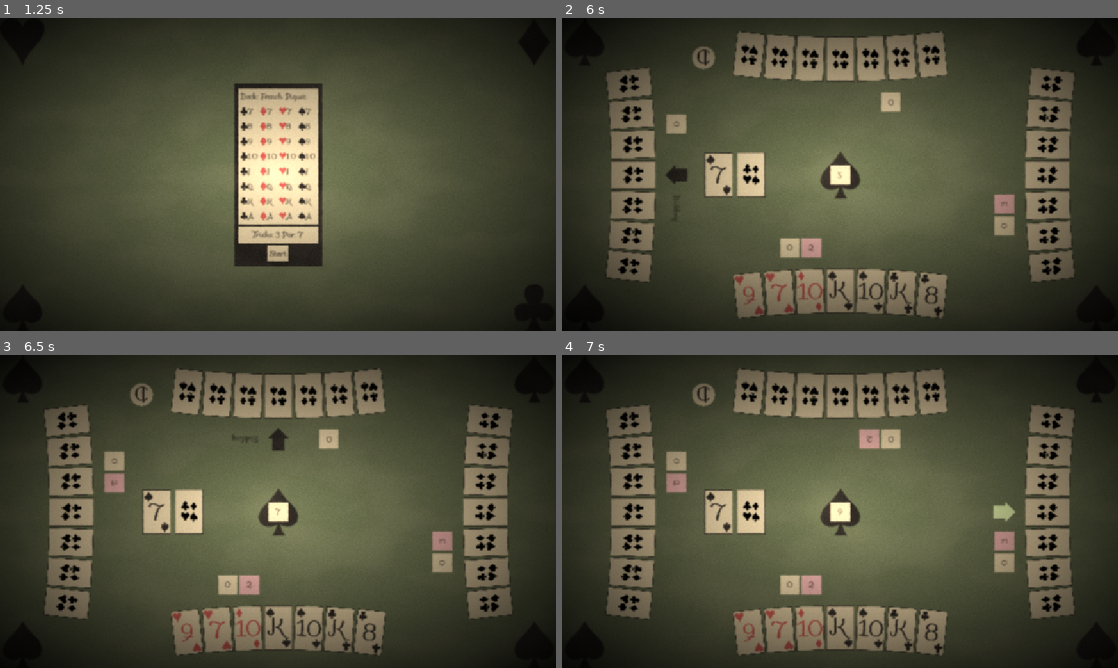
Above: before the commit, frames 1-4 (two rows, left to right).
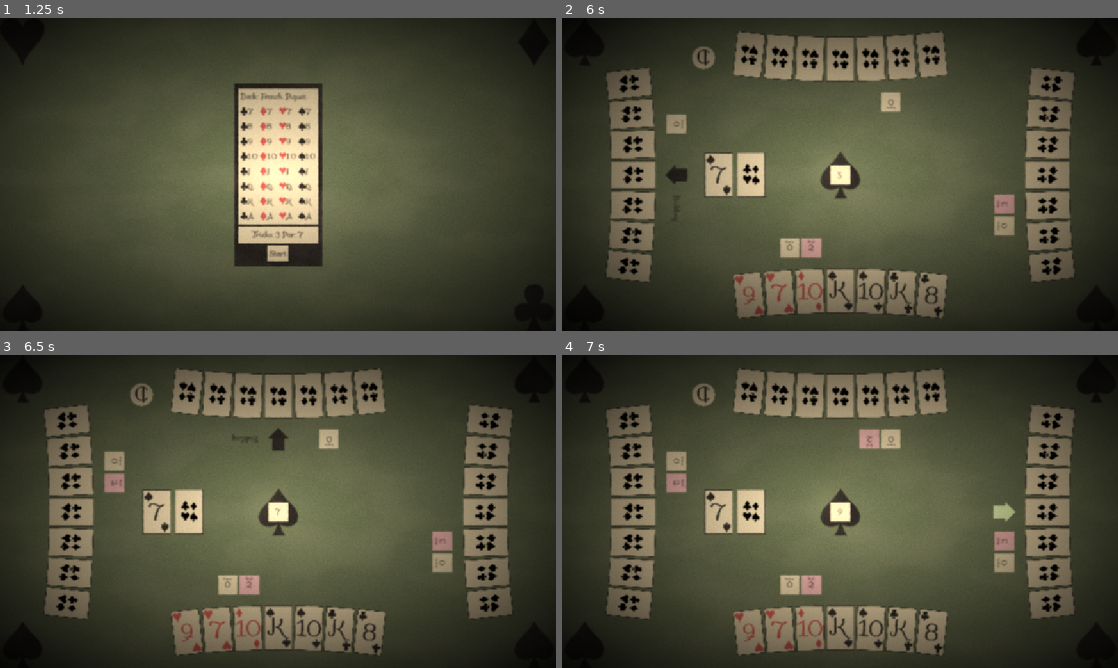
Above: after the commit, the same moments.

Repository: CMurtagh-LGTM/brackeys25.2
Game: Godot game, scene res://Main.tscn
Two runs of this game, one before a commit and one after it. Both use one fixed random seed, a clock stepped at 60 frames per second and the inputs below.
Inputs (mouse positions are in pixels of both pictures, inside the frame that each line leads up to):
- Up to frame 1 (1.25 s): click "Start" at 0.5 s
- Up to frame 2 (6 s): click "Start" at 1.25 s; move the mouse to (751, 174) at 2.02 s; click (751, 174) at 2.17 s; move the mouse to (751, 174) at 2.77 s; click (751, 174) at 2.92 s; move the mouse to (751, 174) at 3.52 s; click (751, 174) at 3.67 s; move the mouse to (751, 174) at 4.27 s; click (751, 174) at 4.42 s; move the mouse to (840, 290) at 5.02 s; click (840, 290) at 5.17 s; click "2" at 5.75 s
- Up to frame 3 (6.5 s): no input
- Up to frame 4 (7 s): move the mouse to (751, 630) at 6.52 s; click (751, 630) at 6.67 s

Frame 1 is identical in both runs. In frame 2, less than 0.1% of the frame differs, in the area x 21-79%, y 28-72%; in frame 3, less than 0.1%; in frame 4, less than 0.1%.

Commit message:
score and bid labels

Diff:
--- a/Hand/Hand.tscn
+++ b/Hand/Hand.tscn
@@ -8,6 +8,10 @@
 
 [sub_resource type="StyleBoxFlat" id="StyleBoxFlat_p271h"]
 bg_color = Color(1, 1, 1, 1)
+
+[sub_resource type="LabelSettings" id="LabelSettings_217al"]
+font_size = 8
+font_color = Color(0.215686, 0.196078, 0.176471, 1)
 
 [node name="Hand" type="Node2D"]
 script = ExtResource("1_kj8sc")
@@ -49,6 +53,13 @@
 horizontal_alignment = 1
 vertical_alignment = 1
 
+[node name="Label2" type="Label" parent="BidIndicator/Panel"]
+offset_right = 40.0
+offset_bottom = 27.0
+text = "Bid:"
+label_settings = SubResource("LabelSettings_217al")
+horizontal_alignment = 1
+
 [node name="TotalScore" type="Node2D" parent="."]
 
 [node name="Panel" type="Panel" parent="TotalScore"]
@@ -57,6 +68,14 @@
 offset_top = -20.0
 offset_right = 20.0
 offset_bottom = 20.0
+
+[node name="Label2" type="Label" parent="TotalScore/Panel"]
+layout_mode = 0
+offset_right = 40.0
+offset_bottom = 27.0
+text = "Score:"
+label_settings = SubResource("LabelSettings_217al")
+horizontal_alignment = 1
 
 [node name="Label" type="Label" parent="TotalScore/Panel"]
 custom_minimum_size = Vector2(40, 40)
Not shown: 1 places in Hand/Hand.tscn that only renumber resources
